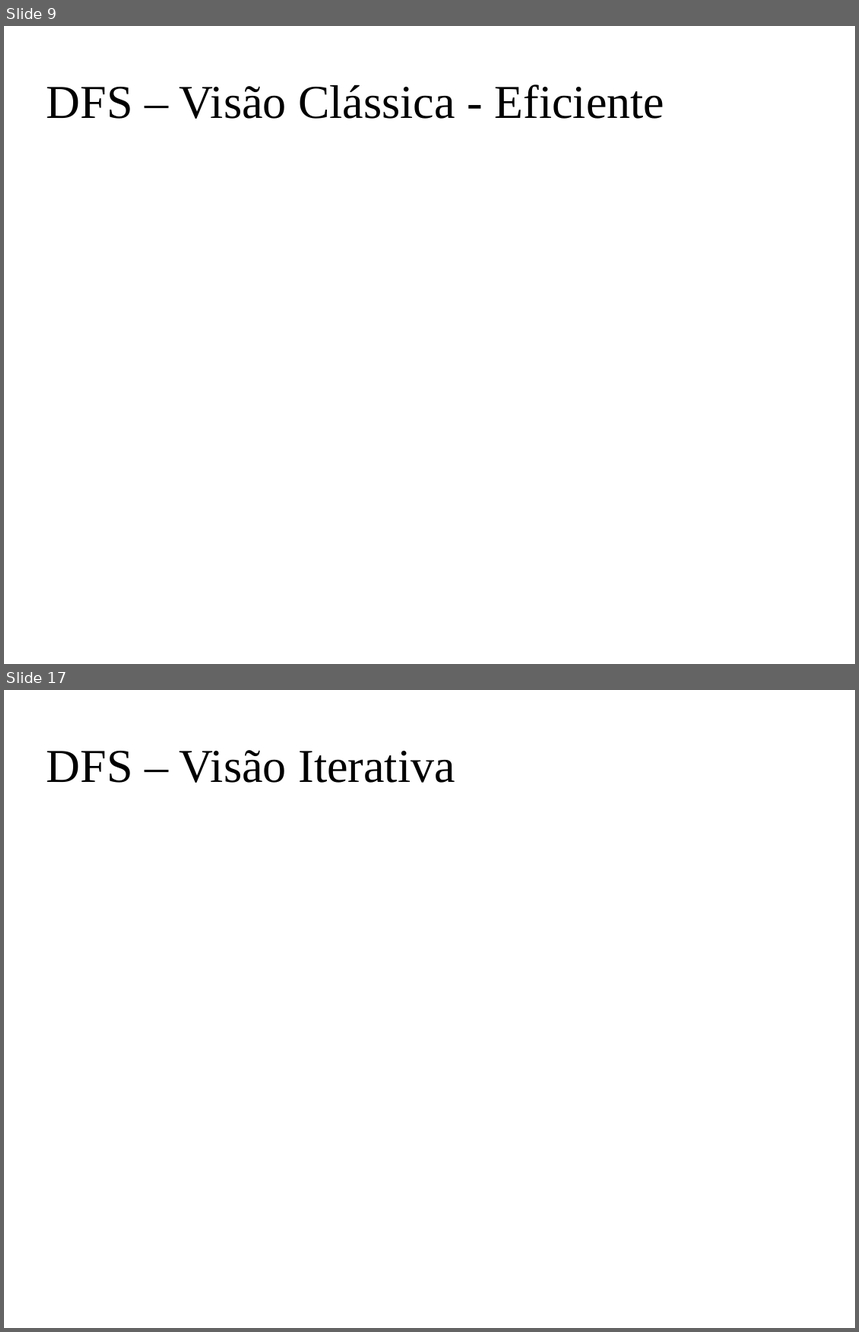
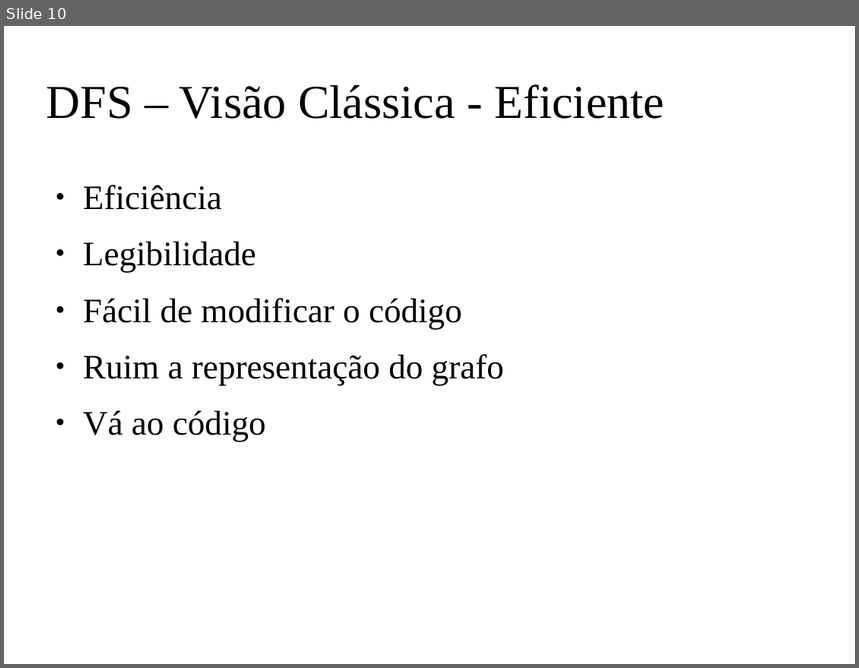
Before and after one commit to claudiosa/CCS, a slide deck: picat/YOUTUBE_dfs_jupyter_picat/slides_picat_jupyter_dfs.odp. Shown one above the other, each under a label of ours: slides 9 and 17 before the commit, slide 10 after it; the slides between them are not shown. The pictures are 859x1332 and 859x668 pixels, drawn with LibreOffice and Linux fonts; fonts in the diff are those of the drawing; background and template pictures are left out. Boxes give left, top, right and bottom in pixels: in the first picture for what was removed or moved away, otherwise in the second. Text is boxed around its words. In the diff, an @@ line names an element or a change of style, - is before the commit and + after.

```diff
--- a/picat/YOUTUBE_dfs_jupyter_picat/slides_picat_jupyter_dfs.odp
+++ b/picat/YOUTUBE_dfs_jupyter_picat/slides_picat_jupyter_dfs.odp
@@ slide 17 removed at [4,690,855,1328], background picture (left out) @@
@@ title removed at [47,750,455,783] @@
-DFS – Visão Iterativa
@@ what was slide 9 is now slide 10 @@
@@ slide 10 changed as well @@
@@ text added at [83,185,504,442], 32 pt, text #000000 @@
+● Eficiência
+● Legibilidade
+● Fácil de modificar o código
+● Ruim a representação do grafo
+● Vá ao código
```
Also in this commit, not shown: 5 other slides changed, 7 slides added, 12 other slides removed, 20 other files.
